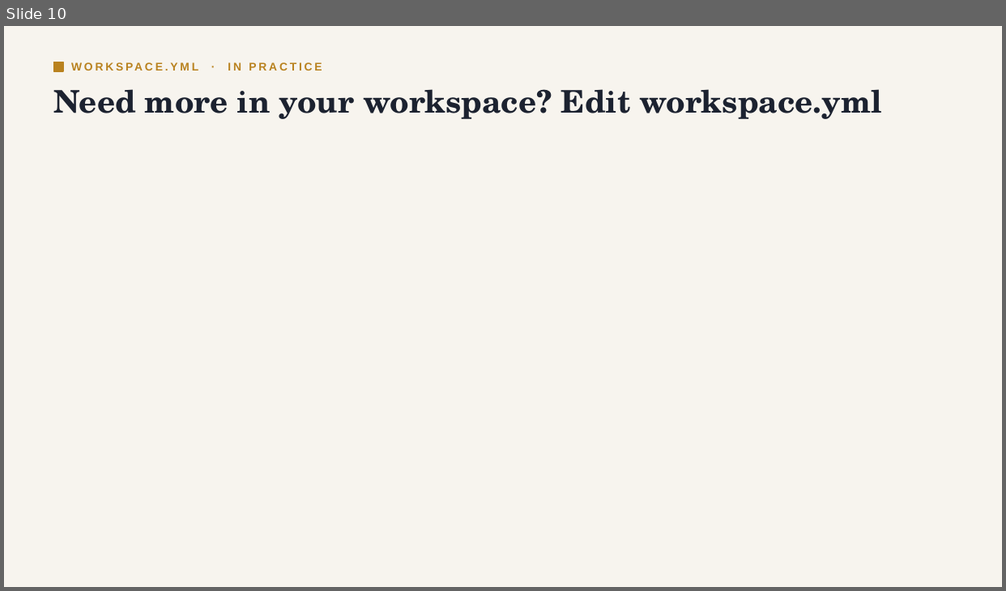
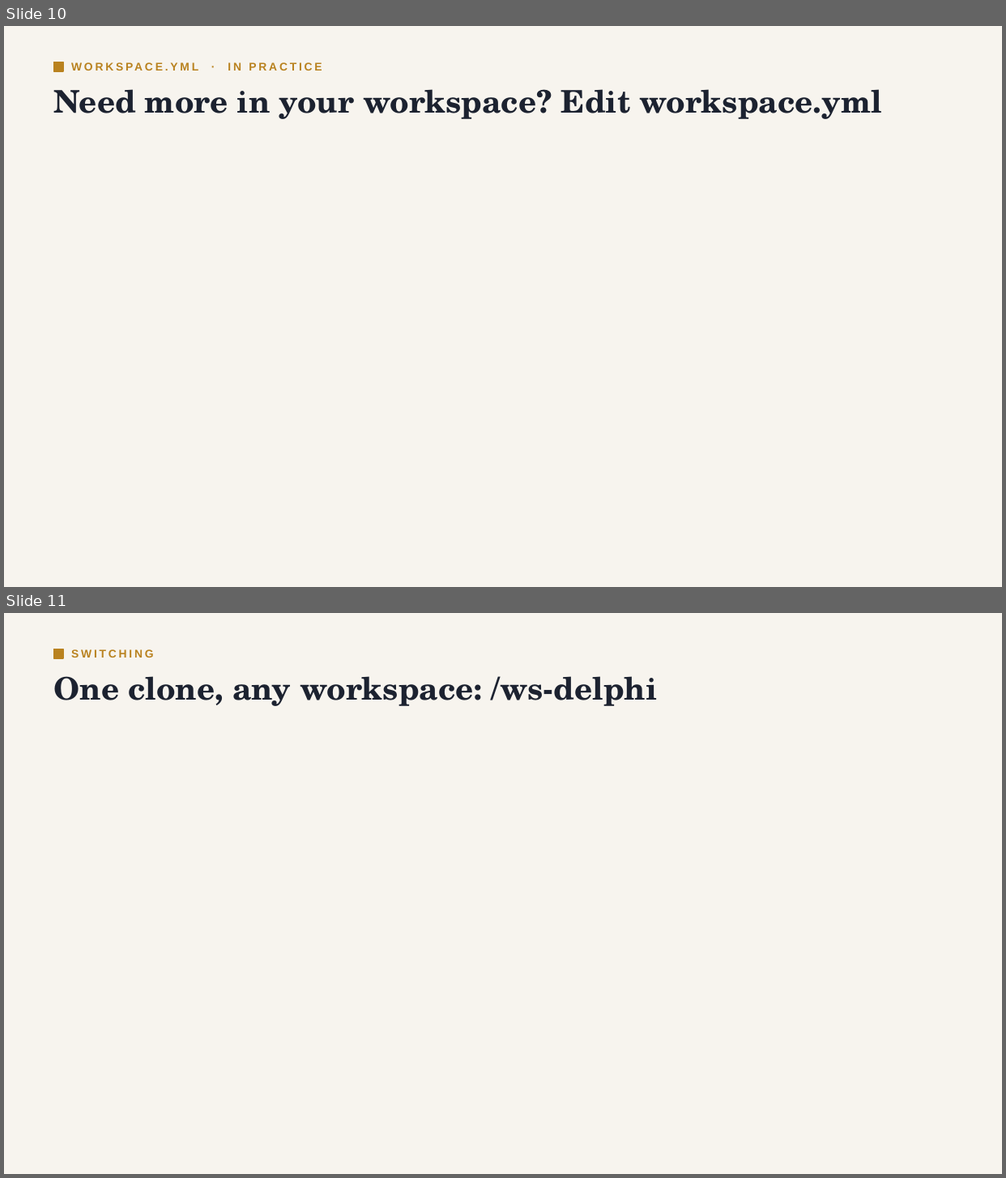
Before and after one commit to bracyw/PublicPages, a slide deck: delphi-overview/delphi-overview.pptx. Shown one above the other, each under a label of ours: slide 10 before the commit, slides 10 and 11 after it. The pictures are 1006x591 and 1006x1178 pixels, drawn with LibreOffice and Linux fonts; fonts in the diff are those of the drawing; background and template pictures are left out. Boxes give left, top, right and bottom in pixels: in the first picture for what was removed or moved away, otherwise in the second. Text is boxed around its words. In the diff, an @@ line names an element or a change of style, - is before the commit and + after.

Commit message:
Delphi overview: update to Delphi 1.0.0 (dotted names, workspace-inherit/, workspaces/ clones, park:, /ws-delphi switching slide)

```diff
--- a/delphi-overview/delphi-overview.pptx
+++ b/delphi-overview/delphi-overview.pptx
@@ slide 11 added at <box>4,613,1002,1174</box>, background picture (left out) @@
@@ rectangle added at <box>54,649,63,658</box>, fill #B9821F, outline #B9821F 1 pt @@
@@ text added at <box>71,649,154,658</box>, 8.1 pt, text #B9821F, bold @@
+SWITCHING
@@ text added at <box>54,676,658,706</box>, 22.5 pt, text #1C2230, bold @@
+One clone, any workspace: /ws-delphi
```
Also in this commit, not shown: 16 other files.
